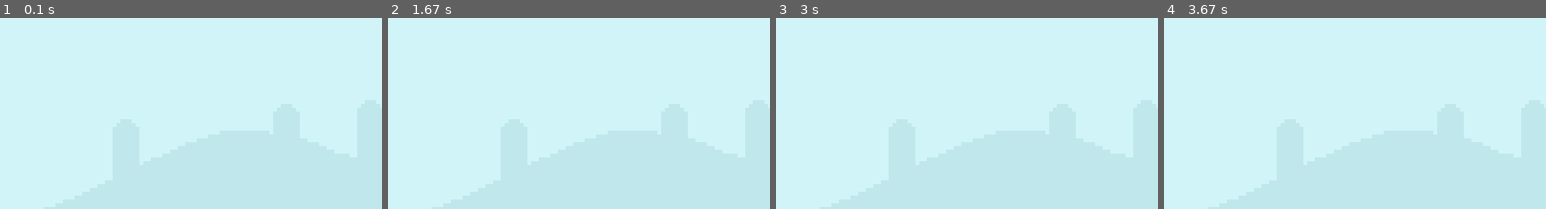
Above: before the commit, frames 1-4 (left to right).
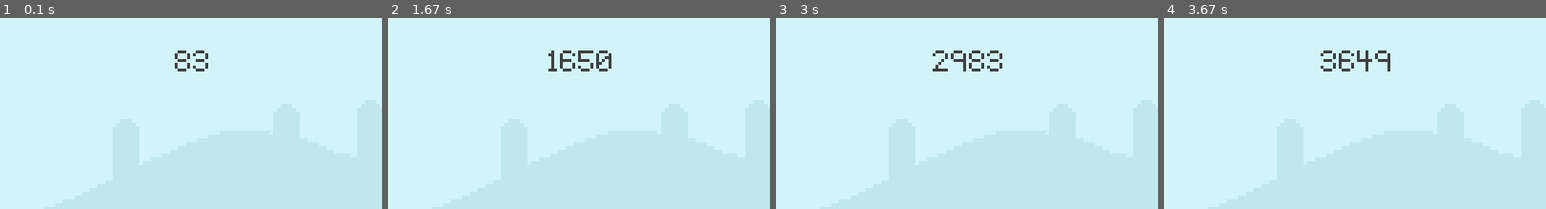
Above: after the commit, the same moments.

Repository: WebDevJasonCameron/pygame_study
Game: pygame game, started from pygame_intro/runner_game.py
The game is run twice, just before and just after one commit, with the same random seed, the same clock (stepped at 60 frames per second) and the same inputs.
Inputs (mouse positions are % of the whole screen's width and height, from its top left):
- Up to frame 1 (0.1 s): no input
- Up to frame 2 (1.67 s): click (10, 64) at 0.38 s; click (50, 56) at 0.72 s; click (10, 64) at 1.05 s
- Up to frame 3 (3 s): tap Space at 2.33, 2.67 s
- Up to frame 4 (3.67 s): tap Space at 3.07, 3.37 s
The pictures show only the part of the screen within x 25-75%, y 0-50%; the shares and areas given below are measured in that part.

The runs differ from the first frame. In frame 1, 0.4% of the frame differs, in the area x 45-55%, y 17-28%; in frame 2, 0.7%, in the area x 42-59%, y 17-28%; in frame 3, 0.7%; in frame 4, 0.7%.

Commit message:
added score, works, does not reset

Diff:
--- a/pygame_intro/runner_game.py
+++ b/pygame_intro/runner_game.py
@@ -1,17 +1,17 @@
 import pygame
 from sys import exit
 
-# ___CREATE SCORE
+# CREATE SCORE
 
 
 def display_score():
     current_time = pygame.time.get_ticks()
-    print(current_time)
+    score_surf = text_font.render(f'{current_time}', False, text_color)
+    score_rect = score_surf.get_rect(center=(400, 50))
+    screen.blit(score_surf, score_rect)
 
 
-# ___CREATE GAME
-
-
+# CREATE GAME
 pygame.init()
 
 # SET
